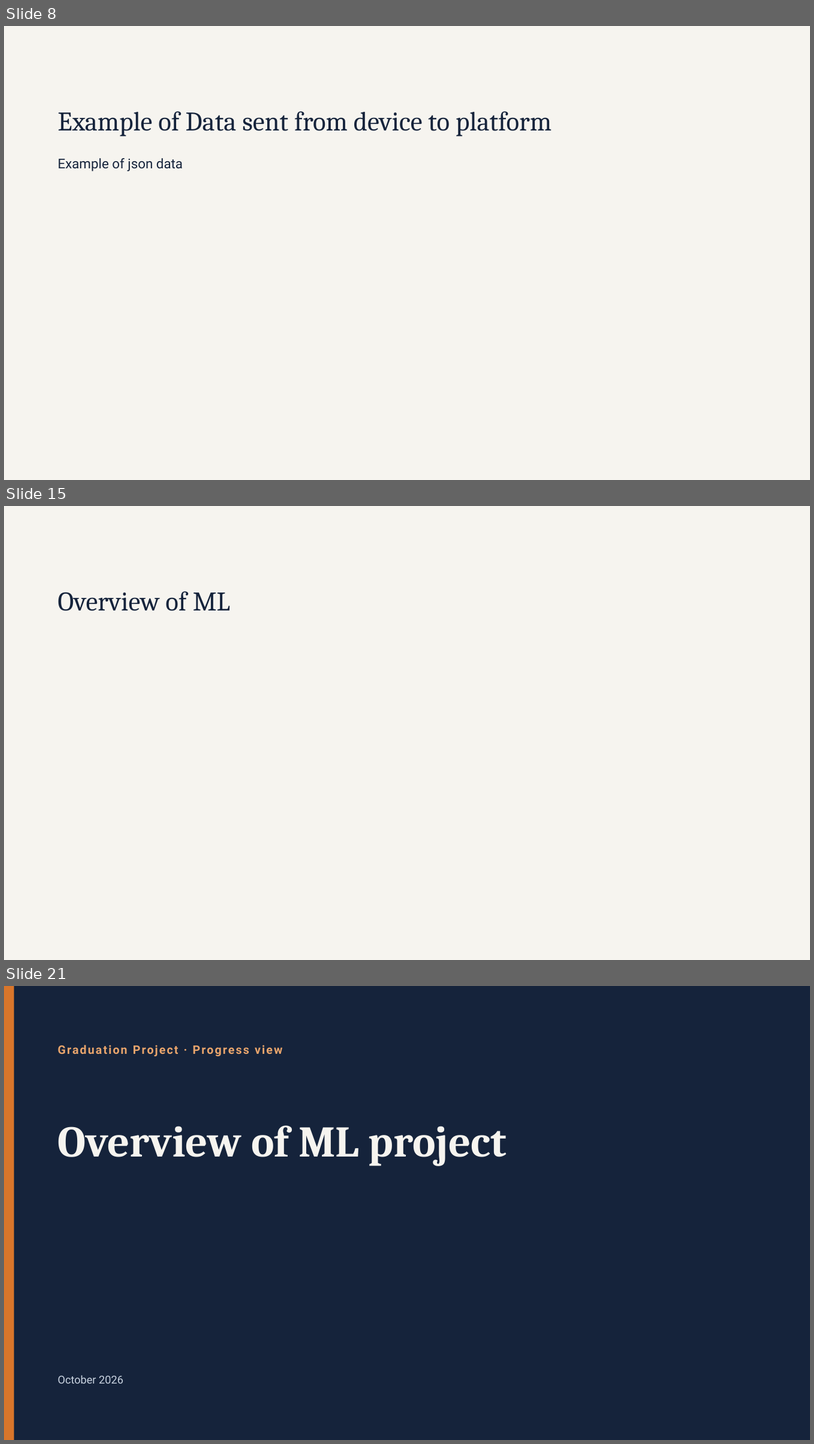
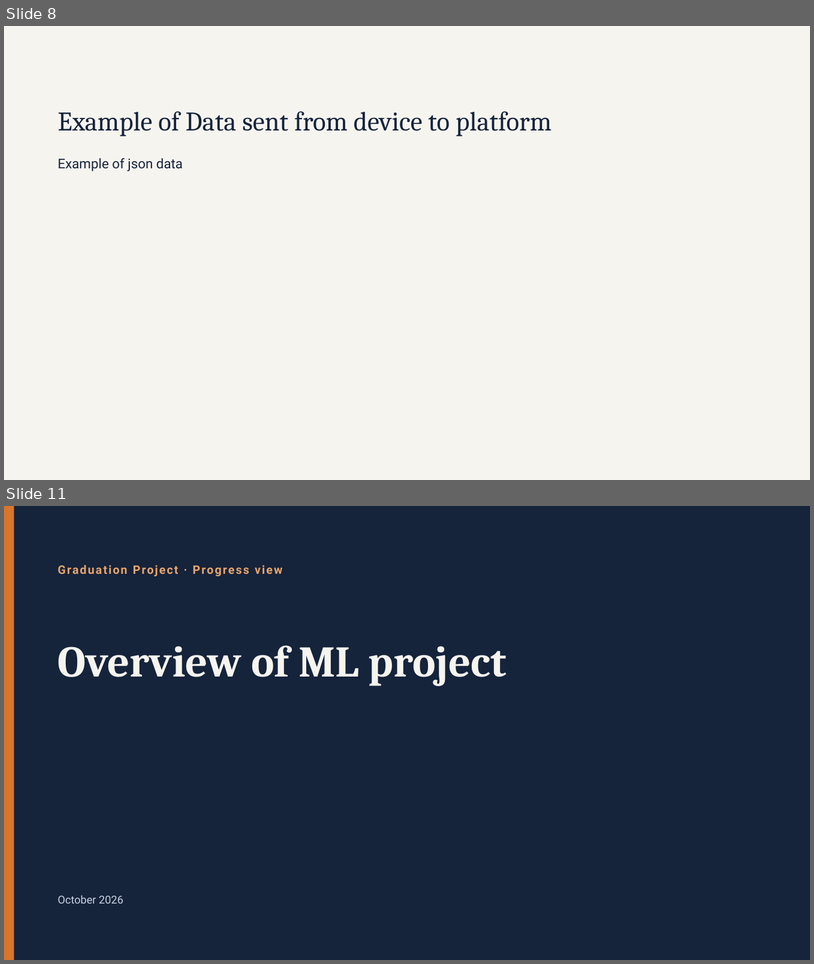
Before and after one commit to Osama-Gamil/Driver-Behaviour-PR, a slide deck: presentation/Driver_Safety_Project_organized.pptx. Shown one above the other, each under a label of ours: slides 8, 15 and 21 before the commit, slides 8 and 11 after it; the slides between them are not shown. The pictures are 814x1444 and 814x964 pixels, drawn with LibreOffice and Linux fonts; fonts in the diff are those of the drawing; grey boxes stand for pictures. Boxes give left, top, right and bottom in pixels: in the first picture for what was removed or moved away, otherwise in the second. Text is boxed around its words. In the diff, an @@ line names an element or a change of style, - is before the commit and + after.

```diff
--- a/presentation/Driver_Safety_Project_organized.pptx
+++ b/presentation/Driver_Safety_Project_organized.pptx
@@ slide 15 removed at bbox=[4, 506, 810, 960], background #F6F4EF @@
@@ title removed at bbox=[58, 591, 230, 611] @@
-Overview of ML
@@ what was slide 21 is now slide 11 @@
```
Also in this commit, not shown: 11 other slides removed, 1 other file.
